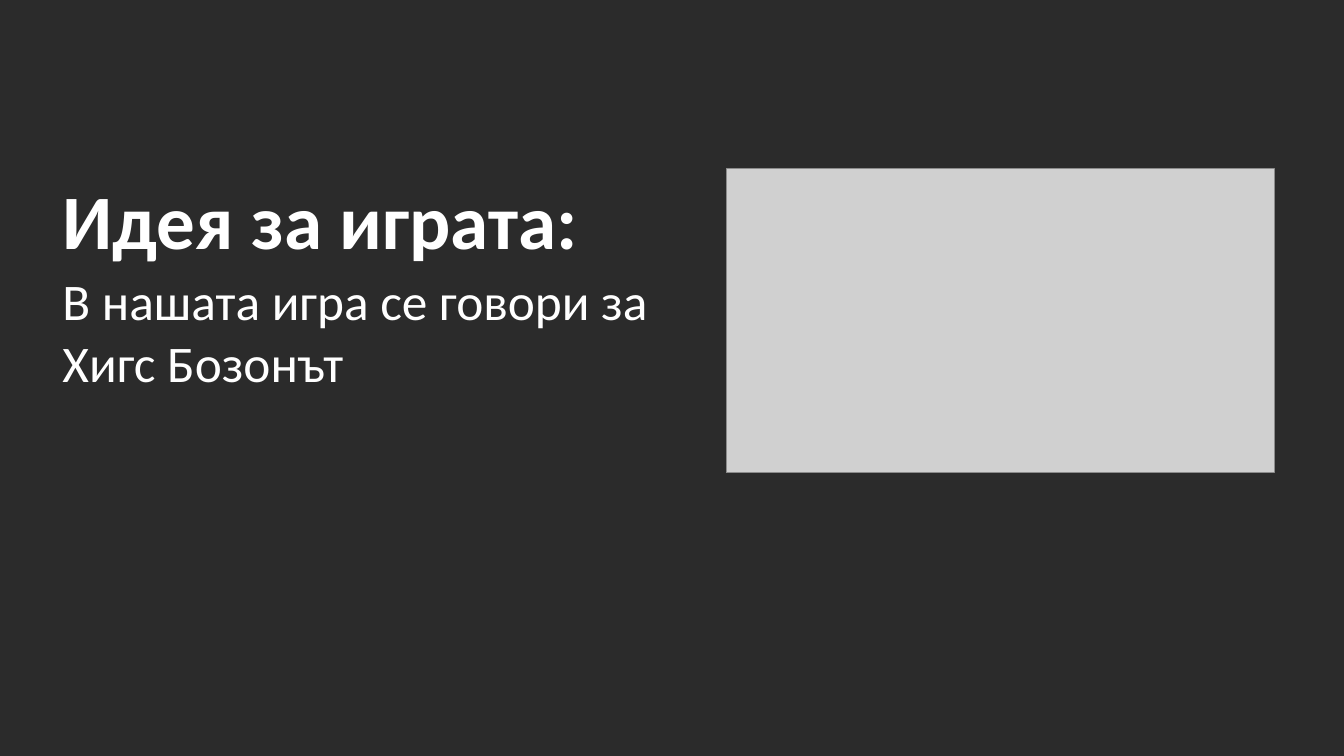
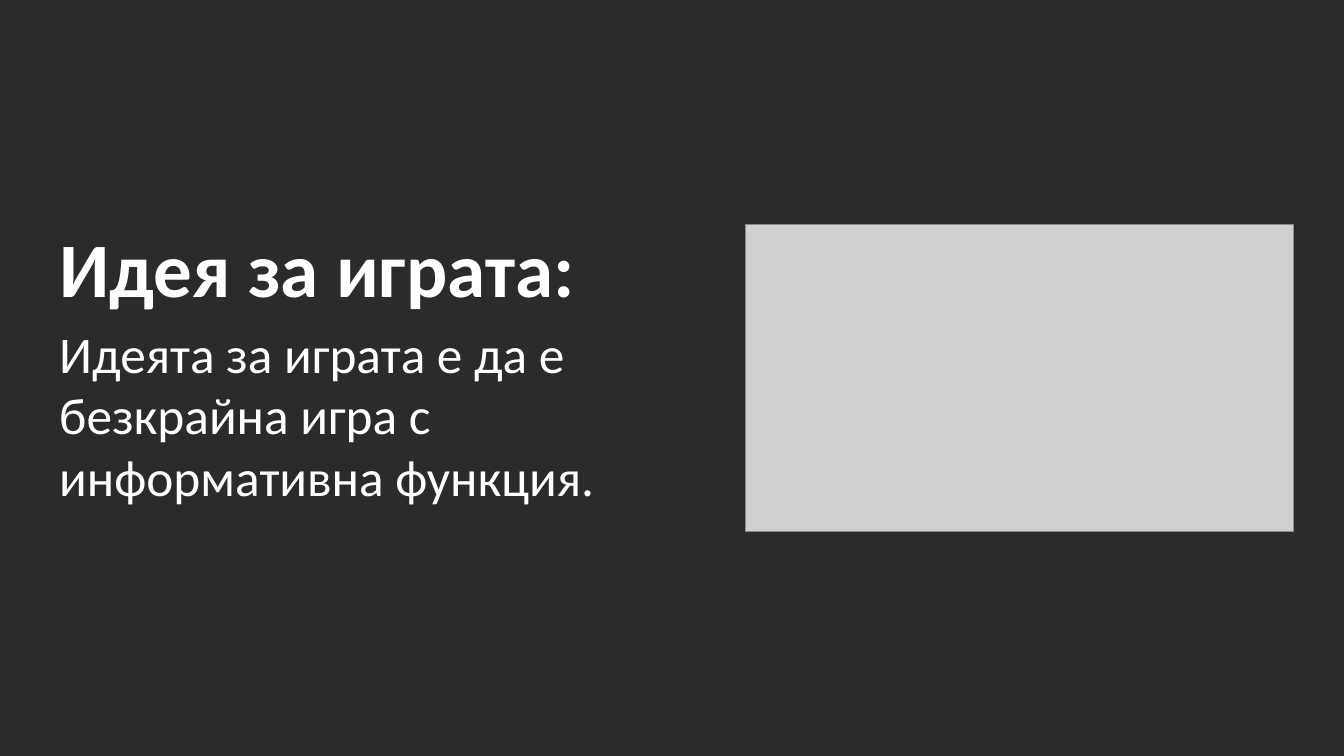
Before and after one commit to codingburgas/2324-space-sprint-project-galaxycoders, a slide deck: slide 3 of documents/galaxycoders.pptx. Drawn at 1344x756 pixels with LibreOffice and Linux fonts; fonts in the diff are those of the drawing; grey boxes stand for pictures; background and template pictures are left out; a plain dark background stands for a picture behind light text. Boxes give left, top, right and bottom in pixels: in the first picture for what was removed or moved away, otherwise in the second. Text is boxed around its words. In the diff, an @@ line names an element or a change of style, - is before the commit and + after.

```diff
--- a/documents/galaxycoders.pptx
+++ b/documents/galaxycoders.pptx
@@ text "Идея за играта:": place and size @@
-text "Идея за играта:" at <box>62,199,577,262</box>
+text "Идея за играта:" at <box>59,247,574,310</box>
@@ picture: place and size @@
-picture at <box>727,168,1274,472</box>
+picture at <box>745,224,1293,528</box>
@@ picture added at <box>745,224,1293,532</box> @@
@@ text at <box>59,340,594,505</box>: text changed @@
-В нашата игра се говори за Хигс Бозонът
+Идеята за играта е да е безкрайна игра с информативна функция.
```
Also in this commit, not shown: 4 other slides changed, 2 other files.
